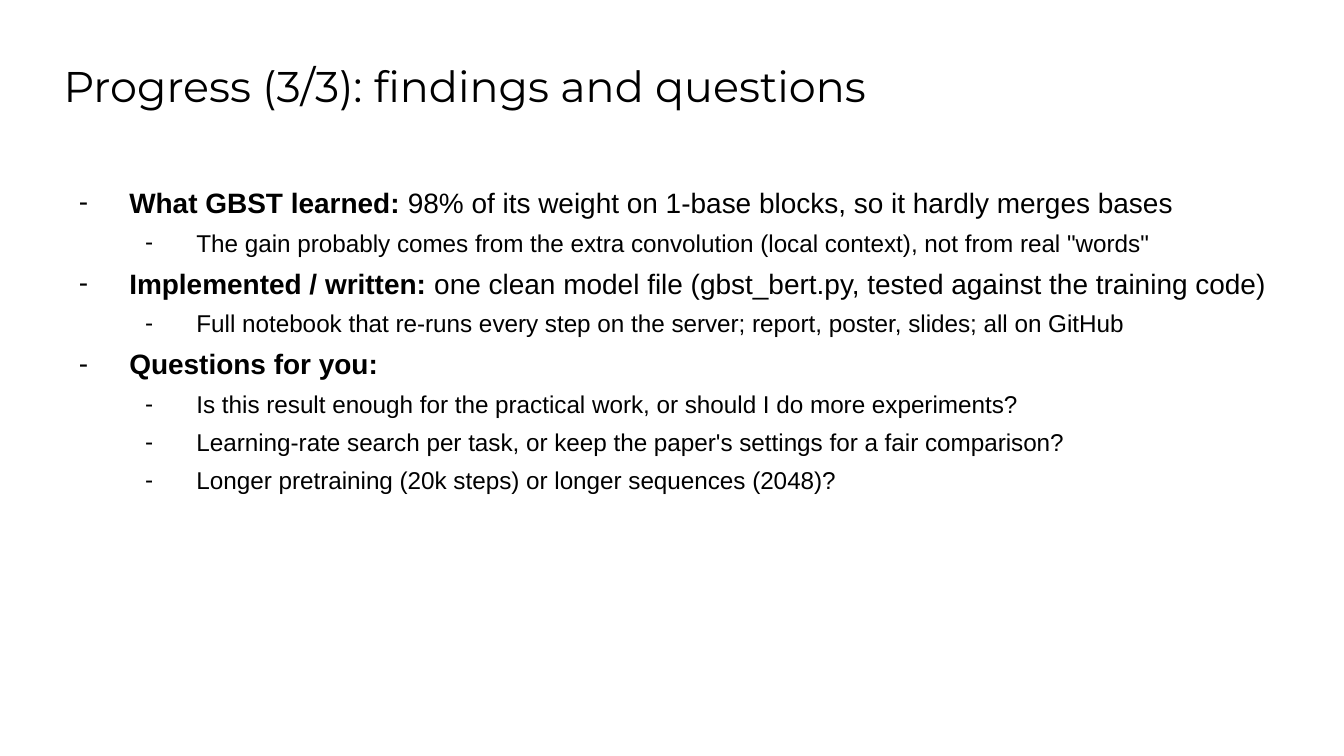
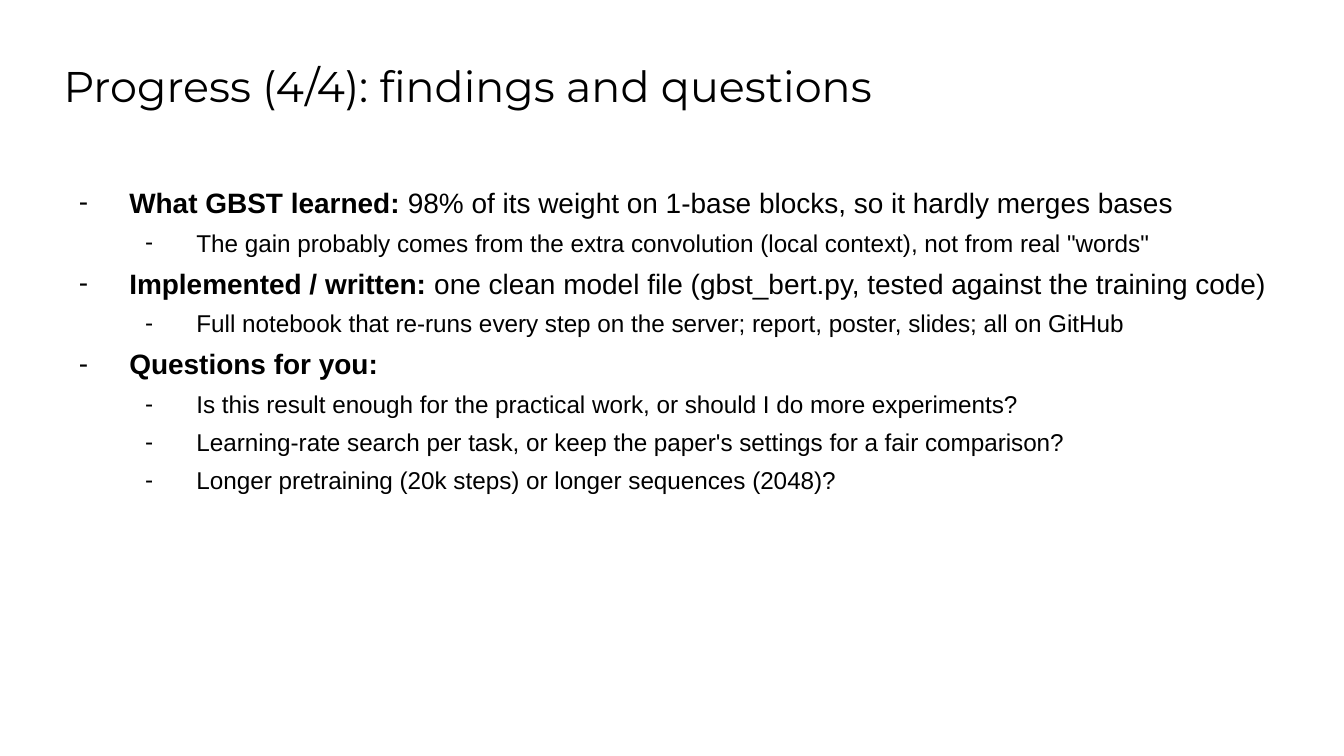
Before and after one commit to OMAR622-ai/dna-xlstm-charna, a slide deck: slide 6 of docs/meetings/2026-11_meeting/Progress_Meeting_Omar_Mohamed.pptx (slide 5 before the commit). Drawn at 1344x756 pixels with LibreOffice and Linux fonts; fonts in the diff are those of the drawing; background and template pictures are left out. Boxes give left, top, right and bottom in pixels: in the first picture for what was removed or moved away, otherwise in the second. Text is boxed around its words. In the diff, an @@ line names an element or a change of style, - is before the commit and + after.

```diff
--- a/docs/meetings/2026-11_meeting/Progress_Meeting_Omar_Mohamed.pptx
+++ b/docs/meetings/2026-11_meeting/Progress_Meeting_Omar_Mohamed.pptx
@@ title at [64,66,872,111]: text changed @@
-Progress (3/3): findings and questions
+Progress (4/4): findings and questions
```
Also in this commit, not shown: 2 other slides changed, 1 slide added, 2 other files.
